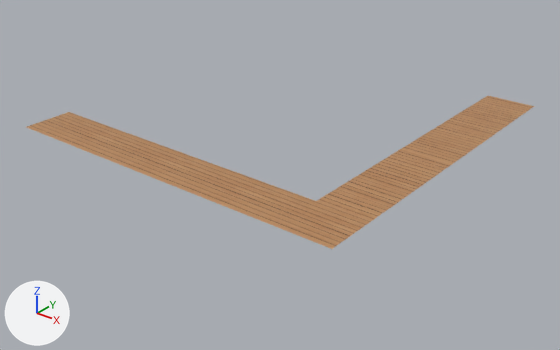
Renders of the FBX model Assets/_TheDevalibar/GA/Assets/Environment/ENV_Bar_Outside.fbx from each side of a commit.
The view is the same before and after, from a 50 mm lens placed at (31.2, -38.4, 16.4), pointed at (5.8, -6.7, -3.3). The axes (+X, +Y, +Z) are drawn at lower left. The lights are the same throughout. The first picture is the older version.

Objects in the first picture: 'Outside'.
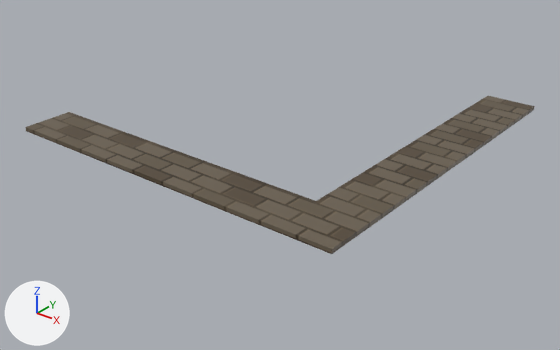
Where the change shows, as pixel boxes (x1, y1, x2, y2) in the pictures (560 x 350 px):
'Outside', surface changed, reshaped (darker): before (27, 96, 534, 249); after (26, 96, 535, 254)
part 1 of me_plane_006, added: after (26, 106, 535, 254)
part 2 of me_plane_006, surface changed (darker): (27, 96, 534, 249) in both

The edits, one by one:
Picture 'TX_Bar_Outside_Diffuse.png' (img_tx_bar_outside_diffuse_png) is new.
Material 'Planks_Placeholder' (mat_planks_placeholder) changes its picture from img_tx_planks_placeholder_png to img_tx_bar_outside_diffuse_png.
me_plane_006 is used by ob_outside; location (0.0, 0.0, 0.0).
Verts and faces of me_plane_006; kept vertices keep their numbers, new ones are numbered from 6.
Before the commit, vertices of me_plane_006: 3 (15.8, -15.8, -0.2) at pixel (331, 249), 4 (-5.2, -15.8, -0.2) at pixel (25, 127), 5 (15.8, 5.2, -0.2) at pixel (534, 106).
me_plane_006 had 6 vertices, 2 faces and spanned x -5.2..15.8, y -15.8..5.2, z -0.2.
me_plane_006 now has 9 vertices, 4 faces and spans x -5.2..15.8, y -15.8..5.2, z -0.4..-0.2.
Part 1, on me_plane_006:
New vertices 6, 7, 8 stand at vertices 3, 4, 5, in that order, plus (0.0, 0.0, -0.2).
New faces: (3, 6, 8, 5), (3, 4, 7, 6).
me_plane_006 part 2: 2 kept faces spanning x -5.2..15.8, y -15.8..5.2, z -0.2 get new texture (UV) coordinates.
